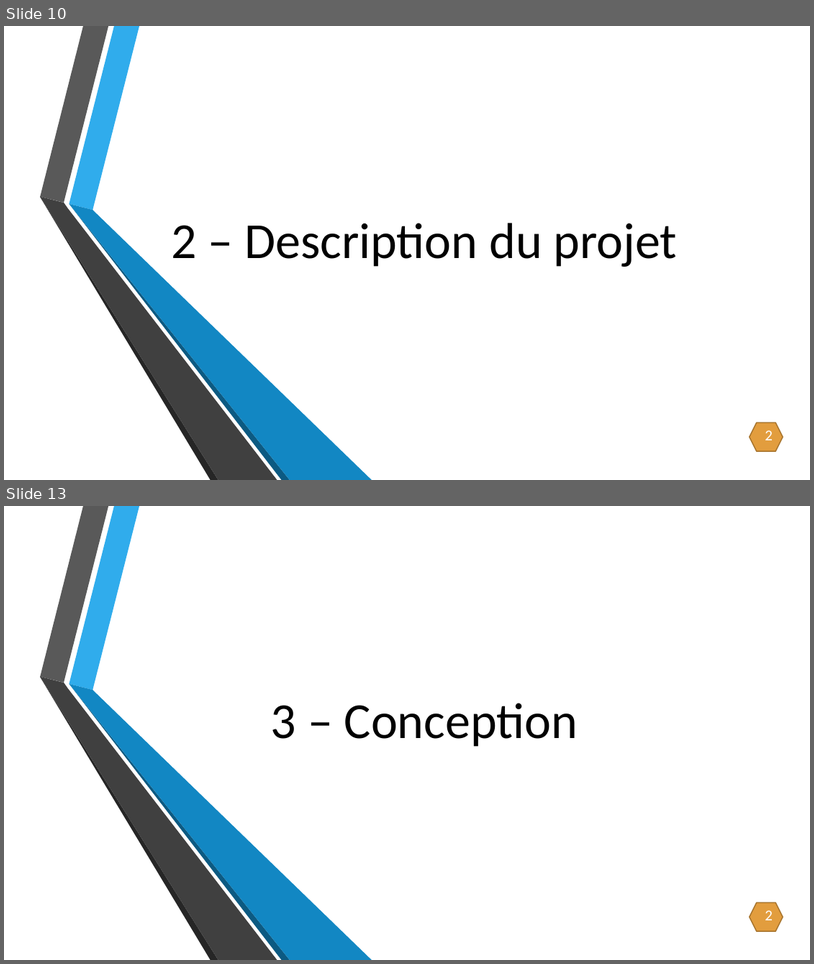
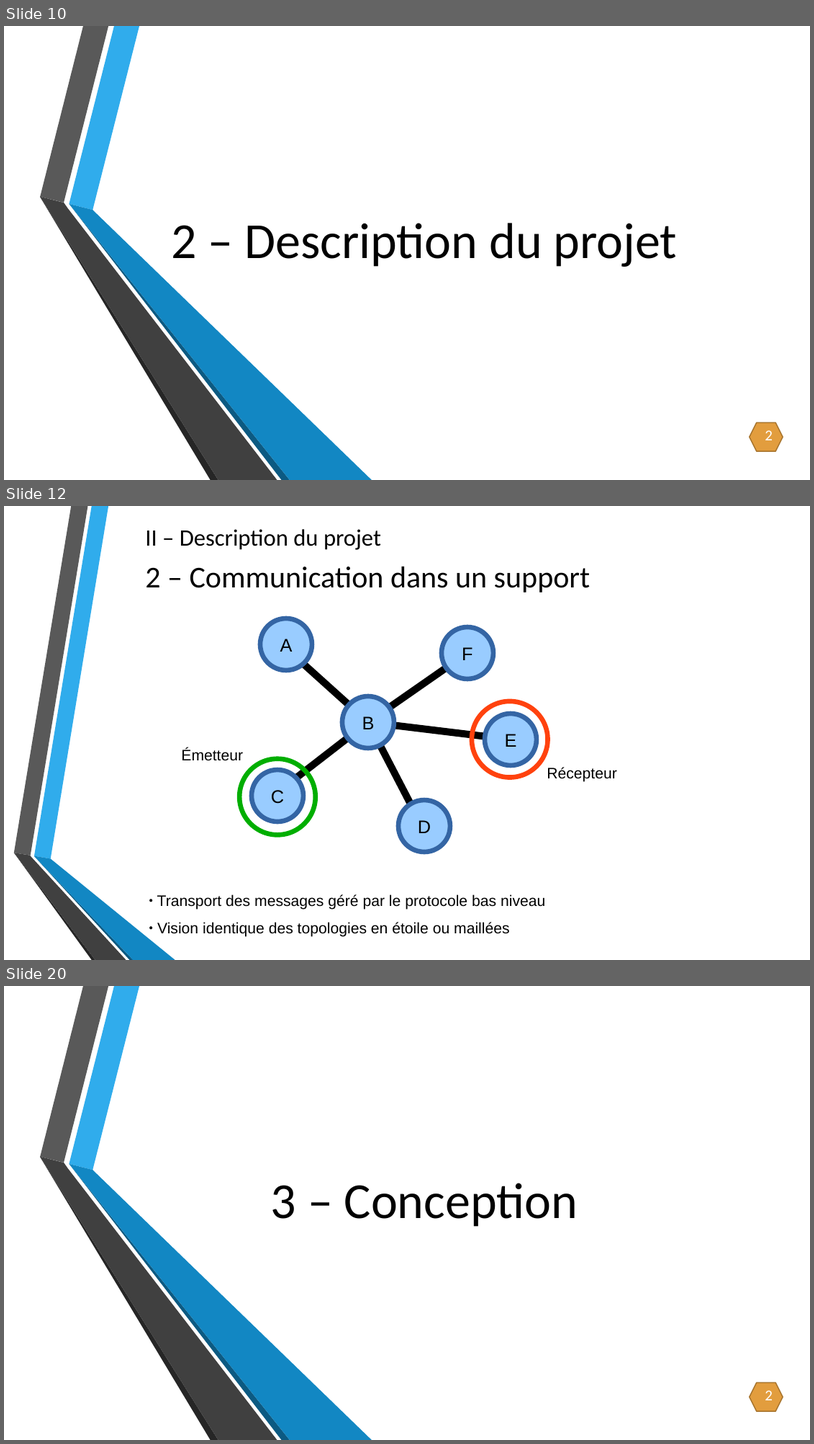
Before and after one commit to CyrillePierre/smartdevcom, a slide deck: doc/soutenance/Création d’un réseau générique et dynamique.pptx. Shown one above the other, each under a label of ours: slides 10 and 13 before the commit, slides 10, 12 and 20 after it; the slides between them are not shown. The pictures are 814x964 and 814x1444 pixels, drawn with LibreOffice and Linux fonts; fonts in the diff are those of the drawing; background and template pictures are left out. Boxes give left, top, right and bottom in pixels: in the first picture for what was removed or moved away, otherwise in the second. Text is boxed around its words. In the diff, an @@ line names an element or a change of style, - is before the commit and + after.

```diff
--- a/doc/soutenance/Création d’un réseau générique et dynamique.pptx
+++ b/doc/soutenance/Création d’un réseau générique et dynamique.pptx
@@ slide 12 added at [4, 506, 810, 960], background picture (left out) @@
@@ title added at [145, 529, 381, 550], 28 pt, text #000000 @@
+II – Description du projet
@@ title added at [145, 566, 590, 592], 36 pt, text #000000 @@
+2 – Communication dans un support
@@ group added at [181, 701, 617, 835]: 2 freeform shapes, 2 texts @@
+Émetteur
+Récepteur
@@ group added at [252, 618, 537, 852]: 6 freeform shapes, 5 lines @@
+A
+B
+F
+C
+E
+D
@@ group added at [13, 506, 175, 960]: 6 freeform shapes @@
@@ text added at [157, 894, 545, 937], 18.1 pt, text #000000 @@
+● Transport des messages géré par le protocole bas niveau
+● Vision identique des topologies en étoile ou maillées
@@ what was slide 13 is now slide 20 @@
```
Also in this commit, not shown: 7 slides changed, 8 other slides added, 2 slides removed, 1 other file.
